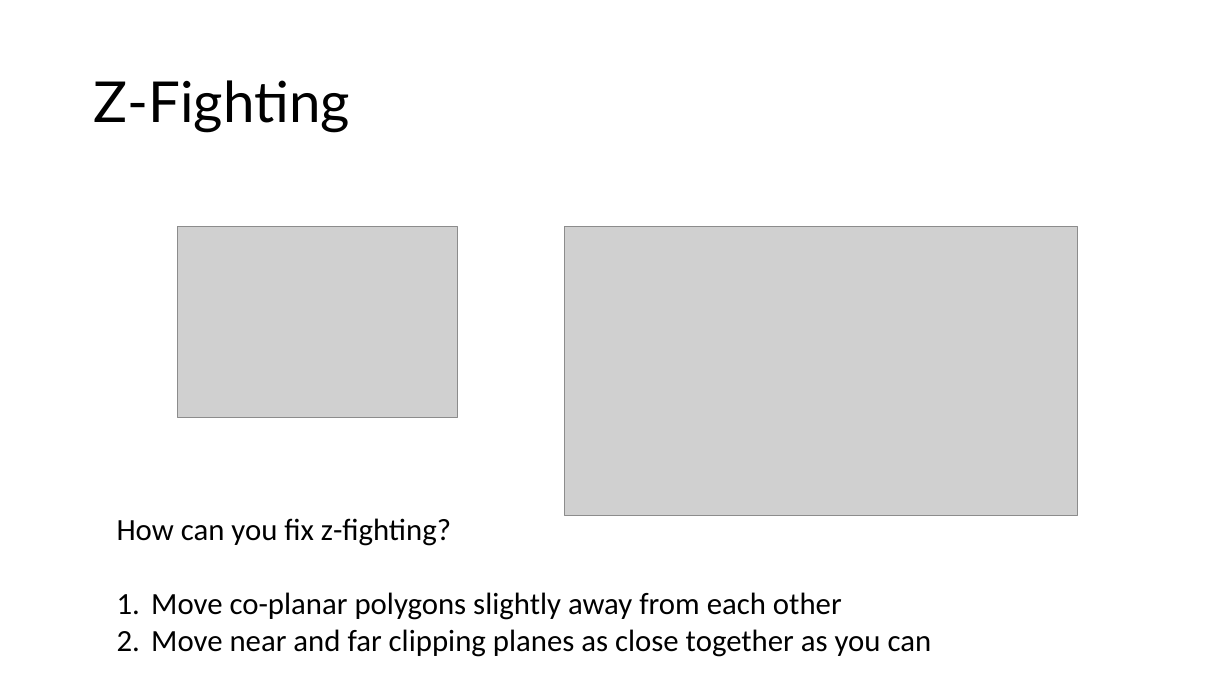
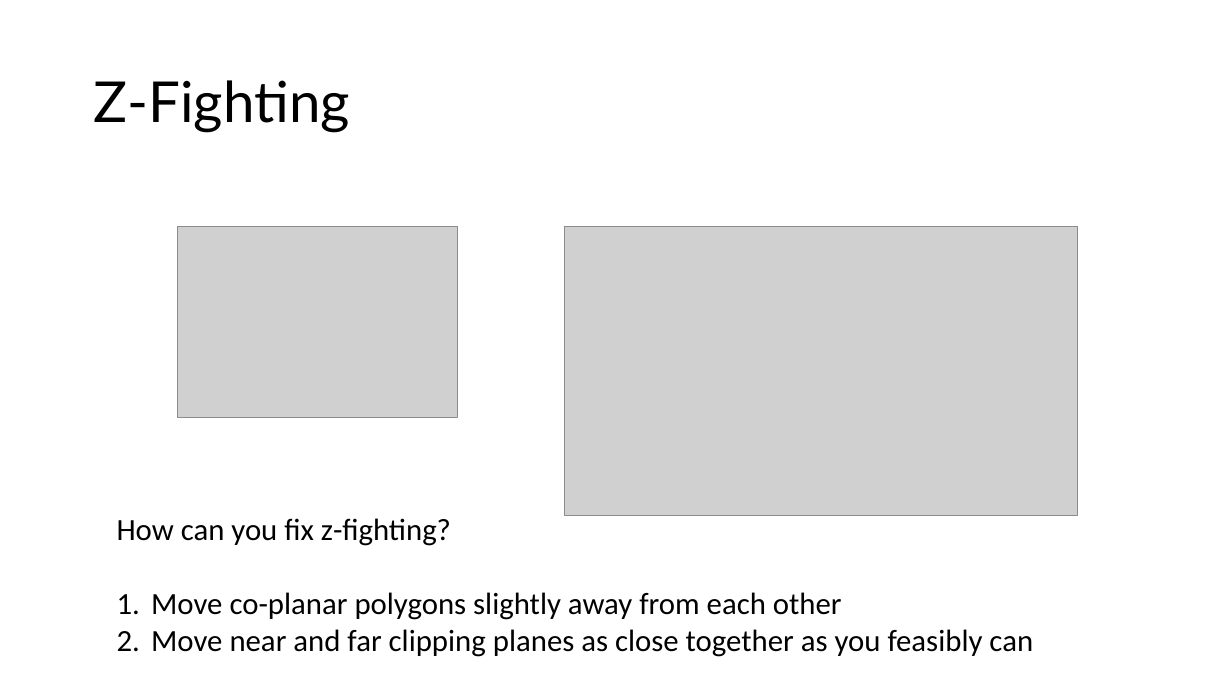
Before and after one commit to illinois-cs418/cs418CourseMaterial, a slide deck: slide 32 of Lectures/CS418-Lecture21-Compositing.pptx (slide 21 before the commit). Drawn at 1232x693 pixels with LibreOffice and Linux fonts; fonts in the diff are those of the drawing; grey boxes stand for pictures. Boxes give left, top, right and bottom in pixels: in the first picture for what was removed or moved away, otherwise in the second. Text is boxed around its words. In the diff, an @@ line names an element or a change of style, - is before the commit and + after.

```diff
--- a/Lectures/CS418-Lecture21-Compositing.pptx
+++ b/Lectures/CS418-Lecture21-Compositing.pptx
@@ text at (151, 629, 1033, 657): text changed @@
-2. Move near and far clipping planes as close together as you can
+2. Move near and far clipping planes as close together as you feasibly can
```
Also in this commit, not shown: 7 other slides changed, 12 slides added, 6 slides removed.
